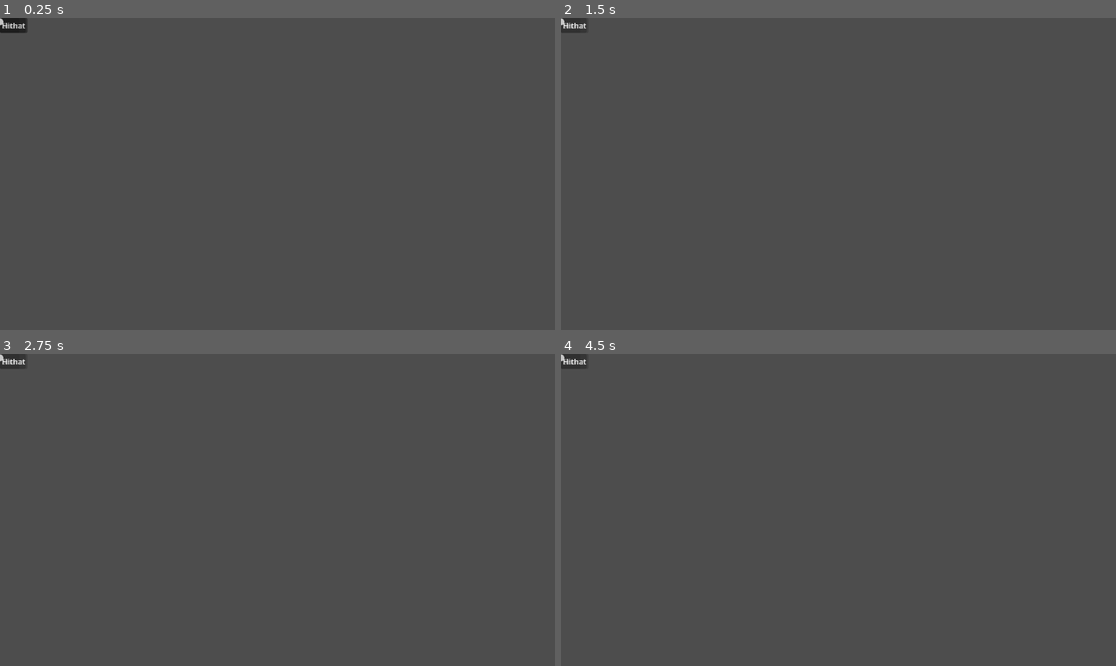
Above: before the commit, frames 1-4 (two rows, left to right).
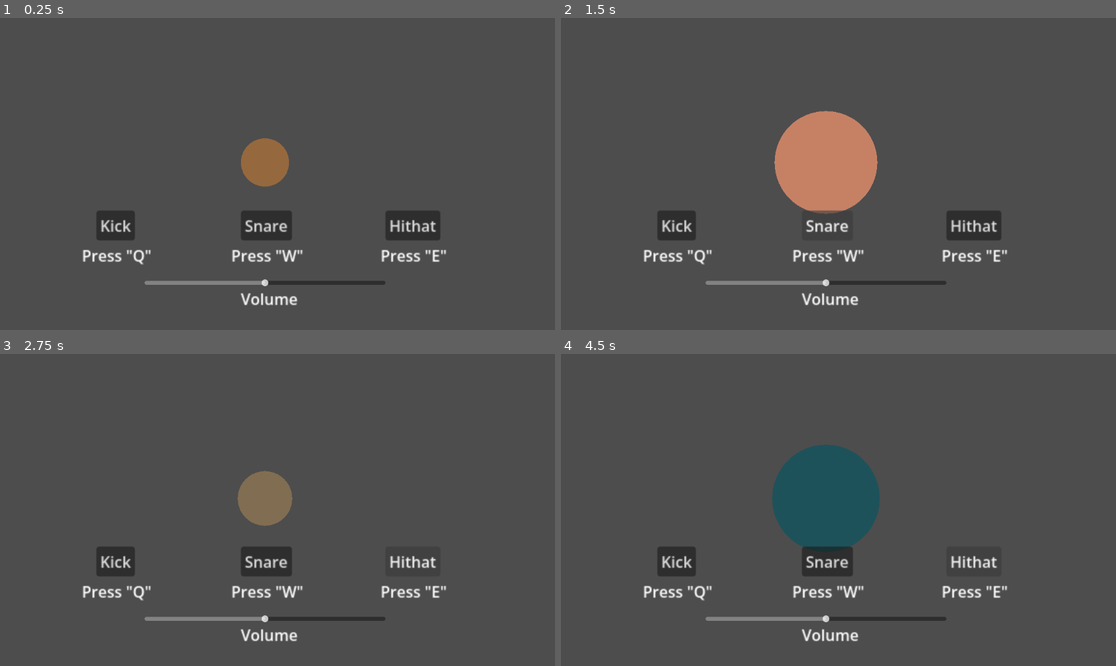
Above: after the commit, the same moments.

Repository: viidsn/CreativeCoding_Project
Game: Godot game, scene res://main.tscn
The game is run twice, just before and just after one commit, with the same random seed, the same clock (stepped at 60 frames per second) and the same inputs. Before the commit the project has no main scene; this scene is started directly in both runs.
Inputs:
- Up to frame 1 (0.25 s): no input
- Up to frame 2 (1.5 s): click "Kick" at 0.5 s; click "Snare" at 1.25 s
- Up to frame 3 (2.75 s): click "Hithat" at 2 s
- Up to frame 4 (4.5 s): tap Q at 2.75, 2.85, 3.5, 3.8, 4.25, 4.35 s; hold W 2.78-3.53 s; tap E at 3.05, 3.6 s; hold W from 4.28 s (still down)

The runs differ from the first frame. In frame 1, 4.9% of the frame differs, in the area x 0-81%, y 0-93%; in frame 2, 7.9%; in frame 3, 4.5%; in frame 4, 8.3%.

Commit message:
made changes to buttons and slider positions, added labels for better understanding

Diff:
--- a/main.gd
+++ b/main.gd
@@ -1,11 +1,39 @@
-extends Node2D
+extends Control
 
+@onready var audio1 = $Audio1
+@onready var audio2 = $Audio2
+@onready var audio3 = $Audio3
+@onready var slider = $HSlider
 
-# Called when the node enters the scene tree for the first time.
-func _ready() -> void:
-	pass # Replace with function body.
+var radius = 50
 
+func _process(delta):
+	if radius > 50:
+		radius -= 100 * delta
+	queue_redraw()
 
-# Called every frame. 'delta' is the elapsed time since the previous frame.
-func _process(delta: float) -> void:
-	pass
+func _draw():
+	draw_circle(Vector2(550, 300), radius, Color(randf(), randf(), randf()))
+
+func play_sound(player):
+	player.volume_db = linear_to_db(slider.value)
+	player.play()
+	radius = 50 + slider.value * 150
+
+func _on_button1_pressed():
+	play_sound(audio1)
+
+func _on_button2_pressed():
+	play_sound(audio2)
+
+func _on_button3_pressed():
+	play_sound(audio3)
+
+func _input(event):
+	if event is InputEventKey and event.pressed:
+		if event.keycode == KEY_Q:
+			play_sound(audio1)
+		elif event.keycode == KEY_W:
+			play_sound(audio2)
+		elif event.keycode == KEY_E:
+			play_sound(audio3)
--- a/main.tscn
+++ b/main.tscn
@@ -2,35 +2,96 @@
 
 [ext_resource type="Script" uid="uid://b7ckndm276f3g" path="res://main.gd" id="1_ig7tw"]
 
-[node name="Control" type="Node2D" unique_id=2087718325]
+[node name="Control" type="Control" unique_id=927304169]
+layout_mode = 3
+anchors_preset = 15
+anchor_right = 1.0
+anchor_bottom = 1.0
+grow_horizontal = 2
+grow_vertical = 2
 script = ExtResource("1_ig7tw")
 
-[node name="Audio1" type="AudioStreamPlayer" parent="." unique_id=1741445148]
+[node name="Audio1" type="AudioStreamPlayer" parent="." unique_id=1045542470]
 
-[node name="Audio2" type="AudioStreamPlayer" parent="." unique_id=1200910024]
+[node name="Audio2" type="AudioStreamPlayer" parent="." unique_id=927562918]
 
-[node name="Audio3" type="AudioStreamPlayer" parent="." unique_id=1812635069]
+[node name="Audio3" type="AudioStreamPlayer" parent="." unique_id=211176578]
 
-[node name="Button1" type="Button" parent="." unique_id=857167619]
-offset_right = 8.0
-offset_bottom = 8.0
+[node name="Button1" type="Button" parent="." unique_id=328797166]
+layout_mode = 0
+offset_left = 200.0
+offset_top = 400.0
+offset_right = 240.0
+offset_bottom = 431.0
+scale = Vector2(2, 2)
 text = "Kick"
 
-[node name="Button2" type="Button" parent="." unique_id=1429720920]
-offset_right = 8.0
-offset_bottom = 8.0
+[node name="Button2" type="Button" parent="." unique_id=2030908014]
+layout_mode = 0
+offset_left = 500.0
+offset_top = 400.0
+offset_right = 553.0
+offset_bottom = 431.0
+scale = Vector2(2, 2)
 text = "Snare"
 
-[node name="Button3" type="Button" parent="." unique_id=769614897]
-offset_right = 8.0
-offset_bottom = 8.0
+[node name="Button3" type="Button" parent="." unique_id=534751487]
+layout_mode = 0
+offset_left = 800.0
+offset_top = 400.0
+offset_right = 857.0
+offset_bottom = 431.0
+scale = Vector2(2, 2)
 text = "Hithat"
 
-[node name="HSlider" type="HSlider" parent="." unique_id=511928721]
-offset_right = 8.0
-offset_bottom = 16.0
+[node name="HSlider" type="HSlider" parent="." unique_id=625608871]
+layout_mode = 0
+offset_left = 300.0
+offset_top = 500.0
+offset_right = 800.0
+offset_bottom = 600.0
 max_value = 1.0
 step = 0.1
-value = 1.0
+value = 0.5
 
-[node name="Circle" type="Node2D" parent="." unique_id=1373912370]
+[node name="Circle" type="Node2D" parent="." unique_id=545418403]
+
+[node name="Label" type="Label" parent="." unique_id=847055780]
+layout_mode = 0
+offset_left = 500.0
+offset_top = 560.0
+offset_right = 559.0
+offset_bottom = 583.0
+scale = Vector2(2, 2)
+text = "Volume"
+
+[node name="Label2" type="Label" parent="." unique_id=789521634]
+layout_mode = 0
+offset_left = 170.0
+offset_top = 470.0
+offset_right = 243.0
+offset_bottom = 493.0
+scale = Vector2(2, 2)
+text = "Press \"Q\""
+
+[node name="Label3" type="Label" parent="." unique_id=1558052299]
+layout_mode = 0
+offset_left = 480.0
+offset_top = 470.0
+offset_right = 555.0
+offset_bottom = 493.0
+scale = Vector2(2, 2)
+text = "Press \"W\""
+
+[node name="Label4" type="Label" parent="." unique_id=828464072]
+layout_mode = 0
+offset_left = 790.0
+offset_top = 470.0
+offset_right = 859.0
+offset_bottom = 493.0
+scale = Vector2(2, 2)
+text = "Press \"E\""
+
+[connection signal="pressed" from="Button1" to="." method="_on_button1_pressed"]
+[connection signal="pressed" from="Button2" to="." method="_on_button2_pressed"]
+[connection signal="pressed" from="Button3" to="." method="_on_button3_pressed"]
--- a/project.godot
+++ b/project.godot
@@ -11,6 +11,7 @@
 [application]
 
 config/name="CreativeCoding_Project"
+run/main_scene="uid://sken1llk8i1p"
 config/features=PackedStringArray("4.6", "Forward Plus")
 config/icon="res://icon.svg"
 
